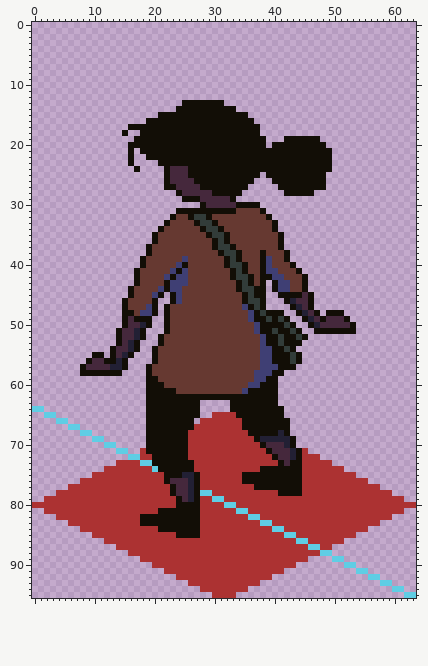
A pixel-art file gets an edit: assets/hero_v1.1.ase. Above is the file before it was changed.
64x96 pixels, 1 frame.
The result:
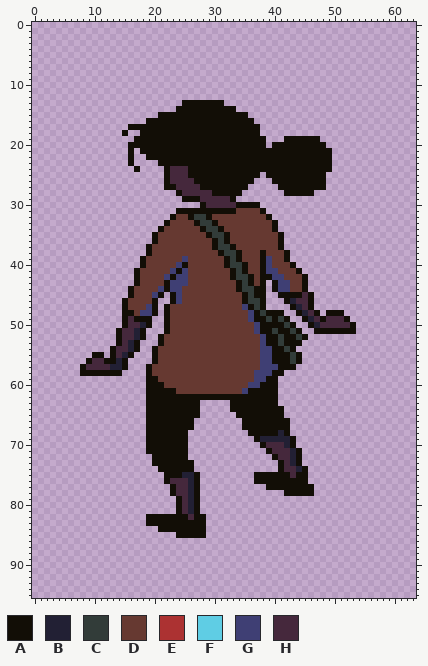
Palette (. is transparent): A #120e06  B #222034  C #323c39  D #663931  E #ac3232  F #5fcde4  G #3f3f74  H #45283c
Commit: Fix some pixels on hero's feet
Changes in this commit:
layer "back" now hidden
y 64: x 0..1 FF -> ..
y 65: x 2..3 FF -> ..; x 30..33 EEEE -> ....
y 66: x 4..5 FF -> ..; x 28..34 EEEEEEE -> .......
y 67: x 6..7 FF -> ..; x 27..34 EEEEEEEE -> ........
y 68: x 8..9 FF -> ..; x 26..35 EEEEEEEEEE -> ..........
y 69: x 10..11 FF -> ..; x 26..36 EEEEEEEEEEE -> ...........
y 70: x 12..13 FF -> ..; x 26..37 EEEEEEEEEEEE -> ............
y 71: x 14..15 FF -> ..; x 18 E -> .; x 26..38 EEEEEEEEEEEEE -> .............; x 45 E -> .
y 72: x 16..19 FFEE -> ....; x 26..39 EEEEEEEEEEEEEE -> ..............; x 45..47 EEE -> ...
y 73: x 14..19 EEEEFF -> ......; x 27..40 EEEEEEEEEEEEEE -> ..............; x 43 A -> B; x 45..49 EEEEE -> .....
y 74: x 12..20 EEEEEEEEF -> .........; x 27..40 EEEEEEEEEEEAAA -> ..............; x 42..51 AAAEEEEEEE -> HHBA......
y 75: x 10..21 EEEEEEEEEEEE -> ............; x 28..36 EEEEEEEAA -> .........; x 43 A -> H; x 45..53 EEEEEEEEE -> A........
y 76: x 8..21 EEEEEEEEEEEEEE -> ..............; x 28..36 EEEEEEEAA -> .........; x 45..55 EEEEEEEEEEE -> A..........
y 77: x 6..22 EEEEEEEEEEEEEEEEE -> .................; x 28..38 EEEEEEEEEAA -> ...........; x 45..57 EEEEEEEEEEEEE -> AA...........
y 78: x 4..22 EEEEEEEEEEEEEEEEEEE -> ...................; x 28..41 FFEEEEEEEEEEEA -> ..............; x 45..59 EEEEEEEEEEEEEEE -> AA.............
y 79: x 2..23 EEEEEEEEEEEEEEEEEEEEEE -> ......................; x 28..61 EEFFEEEEEEEEEEEEEEEEEEEEEEEEEEEEEE -> ..................................
y 80: x 0..23 EEEEEEEEEEEEEEEEEEEEEEEE -> ........................; x 25..26 AA -> HB; x 28..63 EEEEFFEEEEEEEEEEEEEEEEEEEEEEEEEEEEEE -> ....................................
y 81: x 2..23 EEEEEEEEEEEEEEEEEEEAAA -> ......................; x 25..26 AA -> HB; x 28..61 EEEEEEFFEEEEEEEEEEEEEEEEEEEEEEEEEE -> ..................................
y 82: x 4..18 EEEEEEEEEEEEEEA -> ...............; x 26 A -> H; x 28..59 EEEEEEEEFFEEEEEEEEEEEEEEEEEEEEEE -> A...............................
y 83: x 6..18 EEEEEEEEEEEEA -> .............; x 28..57 EEEEEEEEEEFFEEEEEEEEEEEEEEEEEE -> A.............................
y 84: x 8..20 EEEEEEEEEEEEE -> .............; x 28..55 EEEEEEEEEEEEFFEEEEEEEEEEEEEE -> A...........................
y 85: x 10..23 EEEEEEEEEEEEEE -> ..............; x 28..53 EEEEEEEEEEEEEEFFEEEEEEEEEE -> A.........................
y 86: x 12..51 EEEEEEEEEEEEEEEEEEEEEEEEEEEEEEEEFFEEEEEE -> ........................................
y 87: x 14..49 EEEEEEEEEEEEEEEEEEEEEEEEEEEEEEEEFFEE -> ....................................
y 88: x 16..49 EEEEEEEEEEEEEEEEEEEEEEEEEEEEEEEEFF -> ..................................
y 89: x 18..45 EEEEEEEEEEEEEEEEEEEEEEEEEEEE -> ............................; x 50..51 FF -> ..
y 90: x 20..43 EEEEEEEEEEEEEEEEEEEEEEEE -> ........................; x 52..53 FF -> ..
y 91: x 22..41 EEEEEEEEEEEEEEEEEEEE -> ....................; x 54..55 FF -> ..
y 92: x 24..39 EEEEEEEEEEEEEEEE -> ................; x 56..57 FF -> ..
y 93: x 26..37 EEEEEEEEEEEE -> ............; x 58..59 FF -> ..
y 94: x 28..35 EEEEEEEE -> ........; x 60..61 FF -> ..
y 95: x 30..33 EEEE -> ....; x 62..63 FF -> ..
